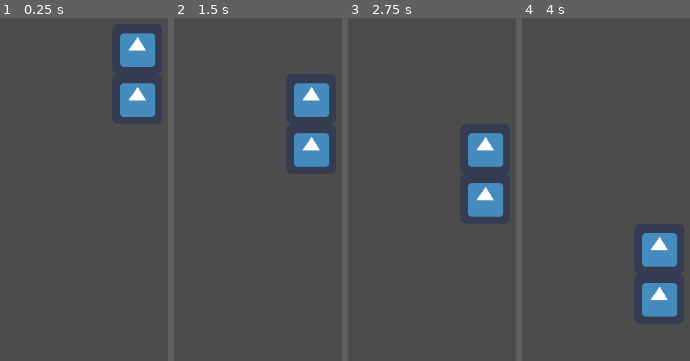
Above: before the commit, frames 1-4 (left to right).
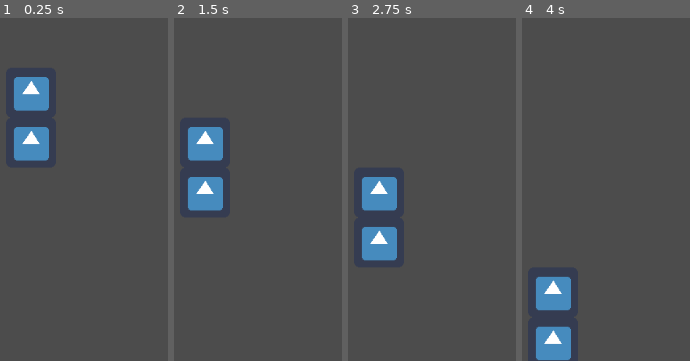
Above: after the commit, the same moments.

Repository: KavehNejad/Hack-2023
Game: Godot game, scene res://src/scenes/world.tscn
The game is run twice, just before and just after one commit, with the same random seed, the same clock (stepped at 60 frames per second) and the same inputs. The engine's default icon, where the game draws it, is replaced by a stand-in: a white triangle on a blue panel in a dark square.
Inputs:
- Up to frame 1 (0.25 s): no input
- Up to frame 2 (1.5 s): tap Enter at 0.5 s; hold Right (right) from 0.53 s (still down); tap Up (jump) at 0.77 s; tap Space at 1.25 s
- Up to frame 3 (2.75 s): tap Up (jump) at 1.52 s; release Right (right) at 2.03 s; hold A (left) from 2.03 s (still down)
- Up to frame 4 (4 s): tap Enter at 2.75 s; release A (left) at 2.78 s; hold Right (right) from 2.78 s (still down); tap Up (jump) at 3.02, 3.77 s; tap Space at 3.5 s

The runs differ from the first frame. In frame 1, 8.2% of the frame differs, in the area x 8-93%, y 4-42%; in frame 2, 8.2%; in frame 3, 8.2%, in the area x 8-93%, y 33-71%; in frame 4, 8.2%.

Commit message:
blocks can collide down

Diff:
--- a/super-tetris-world/src/scripts/shape.gd
+++ b/super-tetris-world/src/scripts/shape.gd
@@ -1,6 +1,8 @@
 extends Node2D
 
 var block_scene = preload("res://src/scenes/block.tscn")
+var blocks = []
+var current = true
 
 func set_info(shape_info):
 	for y in range(len(shape_info['layout'])):
@@ -10,13 +12,46 @@
 				block.position.x = 64 * x
 				block.position.y = 64 * y
 				add_child(block)
+				blocks.append(block)
 
 func _on_Timer_timeout():
-	position.y += 64
+	remote_from_grid()
+	if would_overlap('down'):
+		current = false
+	else:
+		position.y += 64
+	add_to_grid()
+
+func _ready():
+	add_to_grid()
 
 func _physics_process(delta):
+	if !current:
+		return
 	#checks for stuff every frame
 	if Input.is_action_just_pressed("block_right"):
+		remote_from_grid()
 		position.x += 64
+		add_to_grid()
 	if Input.is_action_just_pressed("block_left"):
+		remote_from_grid()
 		position.x -= 64
+		add_to_grid()
+
+func remote_from_grid():
+	for block in blocks:
+		get_parent().remote_block(position.x + block.position.x, position.y + block.position.y)
+
+func add_to_grid():
+	for block in blocks:
+		get_parent().add_block(position.x + block.position.x, position.y + block.position.y)
+
+func would_overlap(direction):
+	var pos = position
+	if direction == 'down':
+		pos.y += 64
+	for block in blocks:
+		var indexs = get_parent().get_block_index(pos.x + block.position.x, pos.y + block.position.y)
+		if get_parent().get_block_by_index(indexs['x'], indexs['y']) == 1:
+			return true
+	return false
--- a/super-tetris-world/src/scripts/world.gd
+++ b/super-tetris-world/src/scripts/world.gd
@@ -2,8 +2,31 @@
 
 var set_up_blocks_script = load("res://src/scripts/set_up_block_types.gd").new()
 
+var grid = []
+
 func _ready():
 	var shapes = set_up_blocks_script.get_block_tyoes()
+	create_grid()
+	shapes[1].position.x = 64 * 1
+	shapes[1].position.y = 64 * 4
 	add_child(shapes[1])
-	shapes[1].position.x = 200
-	shapes[1].position.y = 200
+
+func create_grid():
+	for y in range(100):
+		grid.append([])
+		for x in range(100):
+			grid[y].append(0)
+
+func get_block_index(x, y):
+	return { 'x': round(x / 64), 'y': round(y / 64) }
+
+func get_block_by_index(x, y):
+	return grid[y][x]
+
+func add_block(x, y):
+	var indexs = get_block_index(x, y)
+	grid[indexs['y']][indexs['x']] = 1
+
+func remote_block(x, y):
+	var indexs = get_block_index(x, y)
+	grid[indexs['y']][indexs['x']] = 0
